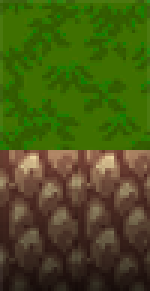
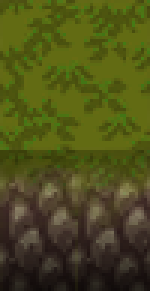
Comparing the layer stacks of the two 150px x 291px images. Changes:
painted on "Layer 7 copy 2" over [0, 150, 150, 291]
removed layer "Layer 4" over [0, 0, 150, 150]
added layer "Layer 4 copy 2" above "Layer 7 copy 4" over [0, 0, 150, 291]
added layer "Layer 7 copy 4" above "Layer 7 copy 3" over [0, 0, 150, 150]
added layer "Layer 7 copy 3" above "Layer 4 copy" over [0, 0, 150, 150]
